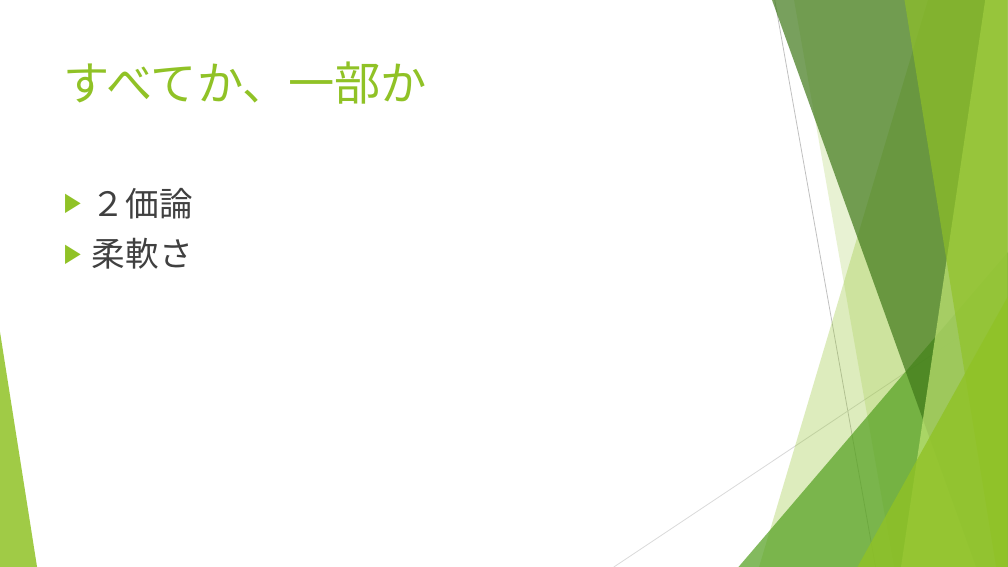
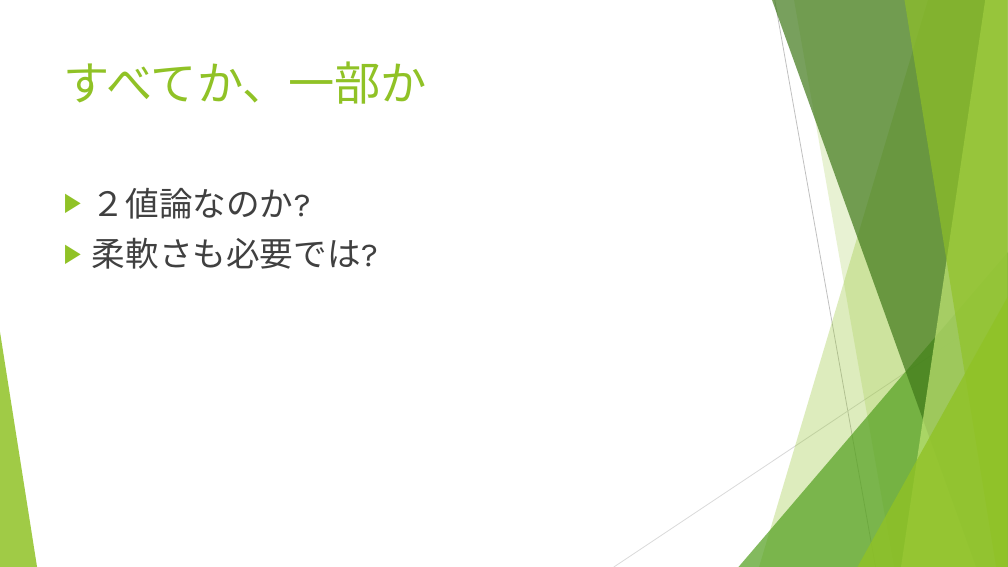
Before and after one commit to igapyon/docs, a slide deck: slide 3 of ppt/codegendev-opening.pptx. Drawn at 1008x567 pixels with LibreOffice and Linux fonts; fonts in the diff are those of the drawing. Boxes give left, top, right and bottom in pixels: in the first picture for what was removed or moved away, otherwise in the second. Text is boxed around its words. In the diff, an @@ line names an element or a change of style, - is before the commit and + after.

```diff
--- a/ppt/codegendev-opening.pptx
+++ b/ppt/codegendev-opening.pptx
@@ text at (92, 188, 378, 269): text changed @@
-▶ ２価論
-▶ 柔軟さ
+▶ ２値論なのか?
+▶ 柔軟さも必要では?
```
Also in this commit, not shown: 4 other slides changed, 2 slides added.
